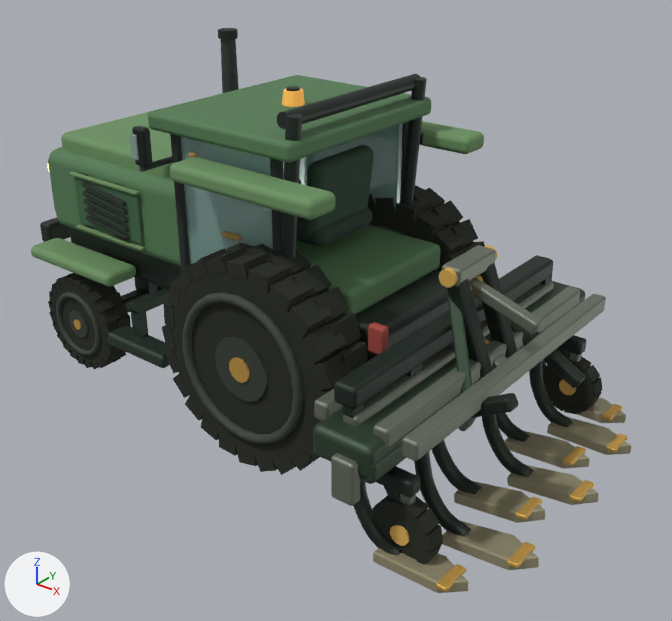
Two versions of the glTF model examples/harvest-frontier/runtime-animated/tractor.repaired.m1.glb, one commit apart.
Rendered twice from a camera (50 mm lens) standing at (5.17, -5.34, 4.24) and looking at (0.93, -0.04, 0.95). Arrows for +X, +Y and +Z are at lower left; the lights stay in place. The first picture is the older version. Both versions are drawn at frame 34 of the action 'drive'; the numbers are the values there.

In view in the first picture: 'body_glass-0-760-0-120', 'body_matte', 'body_metal', 'body_rubber', 'gaugeWheelRight_rubber', 'sweep6', 'treadLugs_1', 'treadLugs_2', 'treadLugs_3', 'tread_3', 'wheelRearRight_matte', 'wheelRearRight_metal' and 23 more.
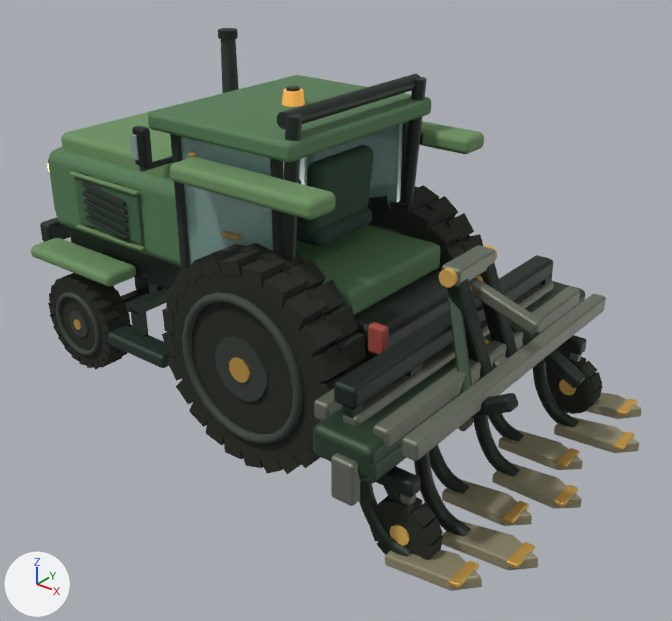
Not drawn themselves, but carrying or shaping drawn objects: ob_wheelrearleft, ob_wheelrearright, ob_pivottine01, ob_pivottine02, ob_pivottine03, ob_pivottine04, ob_pivottine05, ob_pivottine07, ob_gaugewheelright.

Changed parts and their boxes (x1, y1, x2, y2) in the pictures (672 x 621 px):
'tread_3', turned: before (171, 271, 344, 462); after (172, 271, 340, 461)
'treadLugs_3', turned: before (162, 243, 367, 475); after (162, 243, 367, 474)
'wheelRearRight_matte', turned: before (183, 292, 303, 443); after (182, 292, 303, 444)
'treadLugs_2', turned: before (367, 185, 485, 265); after (368, 185, 483, 264)
'gaugeWheelRight_rubber', turned: before (370, 495, 443, 564); after (370, 496, 443, 560)
'sweep7', turned: before (373, 548, 468, 593); after (385, 549, 482, 591)
'sweep5', turned: before (454, 481, 545, 523); after (442, 479, 532, 526)
'sweep4', turned: before (507, 465, 598, 505); after (492, 463, 582, 509)
'wheelRearRight_metal', turned: (215, 336, 268, 402) in both
'pivottine07_metal', turned: before (353, 480, 466, 592); after (359, 480, 479, 588)
'pivottine04_metal', turned: before (482, 414, 594, 502); after (474, 415, 578, 507)
'sweep3', turned: before (505, 431, 589, 469); after (498, 430, 583, 470)
'sweep2', turned: before (547, 417, 631, 455); after (554, 417, 639, 453)
'pivottine05_metal', turned: before (431, 440, 542, 520); after (429, 444, 529, 524)
'pivottine02_metal', turned: before (529, 360, 628, 453); after (533, 360, 635, 450)
'sweep1', turned: before (552, 397, 626, 423); after (586, 392, 641, 419)
'tread_2', turned: before (369, 206, 473, 272); after (367, 206, 470, 272)
'pivottine03_metal', turned: before (496, 413, 586, 466); after (488, 413, 579, 468)
'pivottine01_metal', turned: before (542, 361, 623, 421); after (546, 364, 637, 416)
'gaugeWheelRighthub', turned: before (390, 525, 410, 546); after (390, 524, 410, 546)
'wheelRearLeft_matte', turned (mostly hidden): before (369, 224, 400, 234); after (370, 225, 400, 234)

Diff of the bpy script that builds the scene:
```diff
--- a/examples/harvest-frontier/runtime-animated/tractor.repaired.m1.glb.py
+++ b/examples/harvest-frontier/runtime-animated/tractor.repaired.m1.glb.py
@@ ob_wheelrearleft @@
 ob_wheelrearleft.location = (0.89, 0.88, 0.863)
-ob_wheelrearleft.rotation_euler = (0.0, -0.264, 0.0)  # degrees (0, -15, 0)
+ob_wheelrearleft.rotation_euler = (0.0, -2.173, 0.0)  # degrees (0, -125, 0)
@@ ob_wheelrearright @@
 ob_wheelrearright.location = (0.89, -0.88, 0.863)
-ob_wheelrearright.rotation_euler = (0.0, -0.264, 0.0)  # degrees (0, -15, 0)
+ob_wheelrearright.rotation_euler = (0.0, -2.173, 0.0)  # degrees (0, -125, 0)
@@ ob_pivottine01 @@
 ob_pivottine01.location = (-0.03, 1.28, 0.8)
-ob_pivottine01.rotation_euler = (0.0, -0.00287, 0.0)  # degrees (0, -0.2, 0)
+ob_pivottine01.rotation_euler = (0.0, -0.125, 0.0)  # degrees (0, -7.2, 0)
@@ ob_pivottine02 @@
 ob_pivottine02.location = (0.18, 0.86, 0.8)
-ob_pivottine02.rotation_euler = (0.0, -0.014, 0.0)  # degrees (0, -0.8, 0)
+ob_pivottine02.rotation_euler = (0.0, -0.0713, 0.0)  # degrees (0, -4.1, 0)
@@ ob_pivottine03 @@
 ob_pivottine03.location = (-0.03, 0.43, 0.8)
-ob_pivottine03.rotation_euler = (0.0, -0.0671, 0.0)  # degrees (0, -3.8, 0)
+ob_pivottine03.rotation_euler = (0.0, -0.0162, 0.0)  # degrees (0, -0.9, 0)
@@ ob_pivottine04 @@
 ob_pivottine04.location = (0.18, 0.0, 0.8)
-ob_pivottine04.rotation_euler = (0.0, -0.122, 0.0)  # degrees (0, -7, 0)
+ob_pivottine04.rotation_euler = (0.0, -0.00149, 0.0)  # degrees (0, -0.1, 0)
@@ ob_pivottine05 @@
 ob_pivottine05.location = (-0.03, -0.43, 0.8)
-ob_pivottine05.rotation_euler = (0.0, -0.138, 0.0)  # degrees (0, -7.9, 0)
+ob_pivottine05.rotation_euler = (0.0, -0.0383, 0.0)  # degrees (0, -2.2, 0)
@@ ob_pivottine07 @@
 ob_pivottine07.location = (-0.03, -1.28, 0.8)
-ob_pivottine07.rotation_euler = (0.0, -0.0422, 0.0)  # degrees (0, -2.4, 0)
+ob_pivottine07.rotation_euler = (0.0, -0.137, 0.0)  # degrees (0, -7.8, 0)
@@ ob_gaugewheelright @@
 ob_gaugewheelright.location = (0.0, 0.0, 0.0)
-ob_gaugewheelright.rotation_euler = (0.0, -1.267, 0.0)  # degrees (0, -73, 0)
+ob_gaugewheelright.rotation_euler = (0.0, 1.662, 0.0)  # degrees (0, 95, 0)
```
